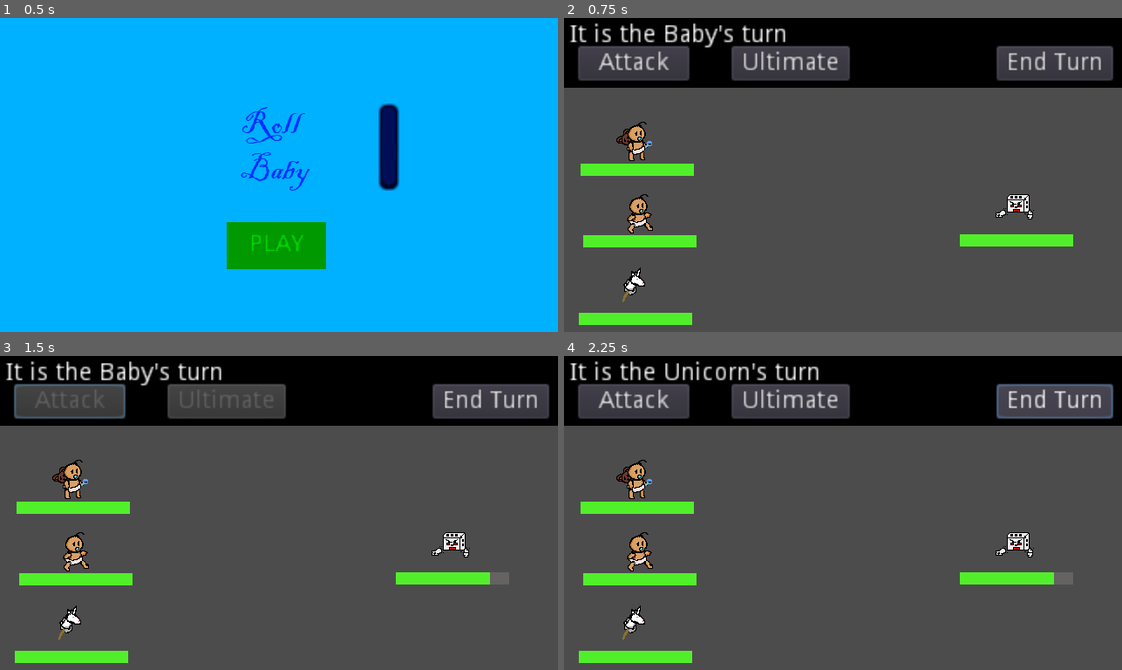
Above: before the commit, frames 1-4 (two rows, left to right).
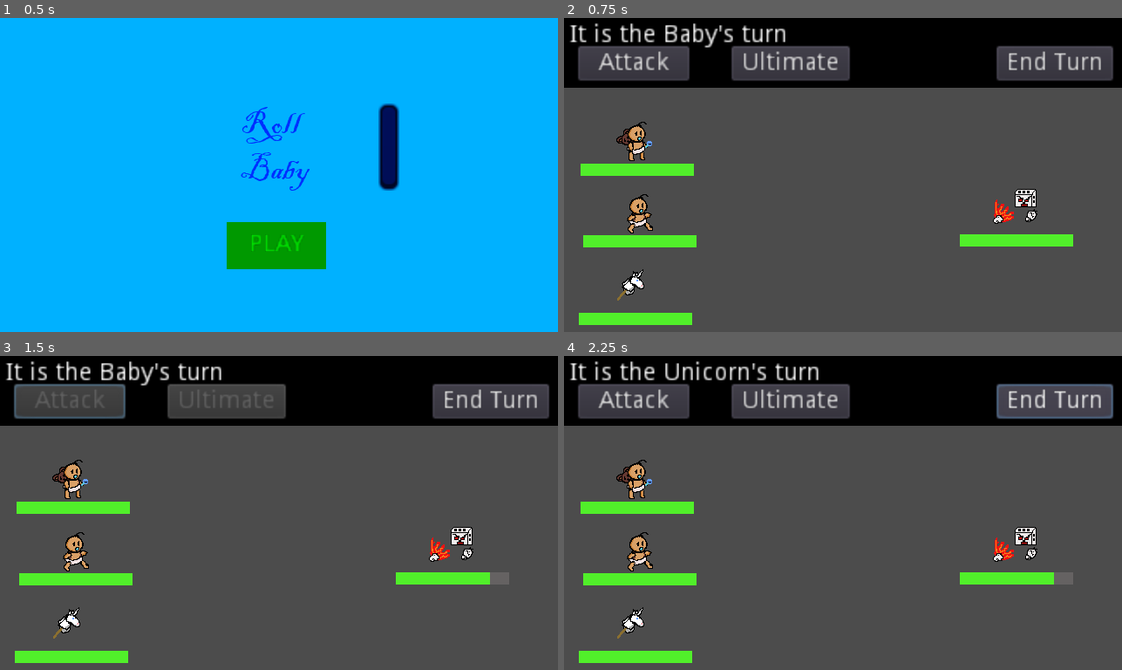
Above: after the commit, the same moments.

Repository: jalvarez2016/GMTK2022
Game: Godot game, scene res://WorldStuff/Intro.tscn
The game is run twice, just before and just after one commit, with the same random seed, the same clock (stepped at 60 frames per second) and the same inputs. The engine's default icon, where the game draws it, is replaced by a stand-in: a white triangle on a blue panel in a dark square.
Inputs:
- Up to frame 1 (0.5 s): no input
- Up to frame 2 (0.75 s): click "PLAY" at 0.5 s
- Up to frame 3 (1.5 s): click "Attack" at 1.25 s
- Up to frame 4 (2.25 s): click "End Turn" at 2 s

Frame 1 is identical in both runs. In frame 2, 0.6% of the frame differs, in the area x 9-85%, y 54-91%; in frame 3, 0.6%; in frame 4, 0.6%.

Commit message:
Swapp BattleMusic to enemy

Diff:
--- a/UI/TurnLabelScript.gd
+++ b/UI/TurnLabelScript.gd
@@ -3,6 +3,7 @@
 onready var turnManager = load("res://UI/TurnManager.gd").new()
 onready var uiInfo = $UICanvas/UI/Info
 onready var buttons = $UICanvas/UI/Buttons
+onready var animationPlayer = $AnimationPlayer
 var friendQueue = []
 var currentFriend
 var enemyAttaking = false
@@ -103,6 +104,8 @@
 	buttons[1].disabled = true
 	#end_player_turn()
 
+
+
 func _on_Ultimate_pressed():
 	print("ultimating")
 
--- a/World.tscn
+++ b/World.tscn
@@ -132,7 +132,7 @@
 [node name="Sprite" parent="Enemy" index="1"]
 texture = ExtResource( 8 )
 hframes = 6
-frame = 1
+frame = 5
 
 [node name="AnimationPlayer" parent="Enemy" index="3"]
 anims/Attack = SubResource( 3 )
@@ -148,7 +148,6 @@
 [node name="Sprite" parent="Unicorn" index="1"]
 texture = ExtResource( 7 )
 hframes = 7
-frame = 1
 
 [node name="AnimationPlayer" parent="Unicorn" index="3"]
 anims/Attack = SubResource( 5 )
Not shown, added: SoundEffect/BabyLaugh.Mp3.import
Not shown, added: SoundEffect/BabyLaugh.Mp3
